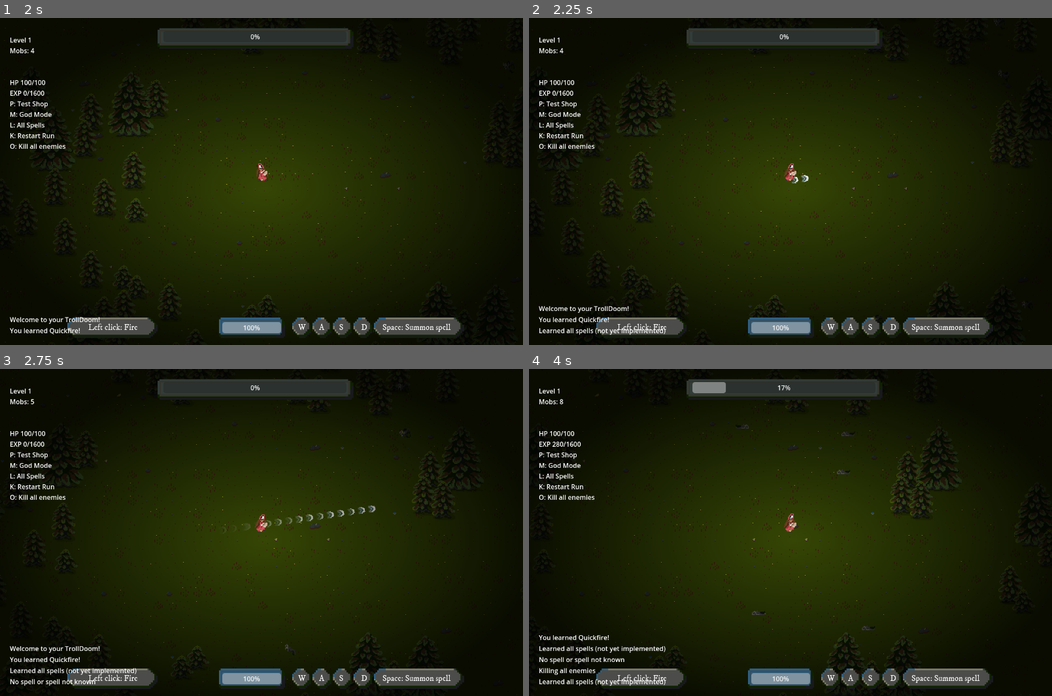
Above: before the commit, frames 1-4 (two rows, left to right).
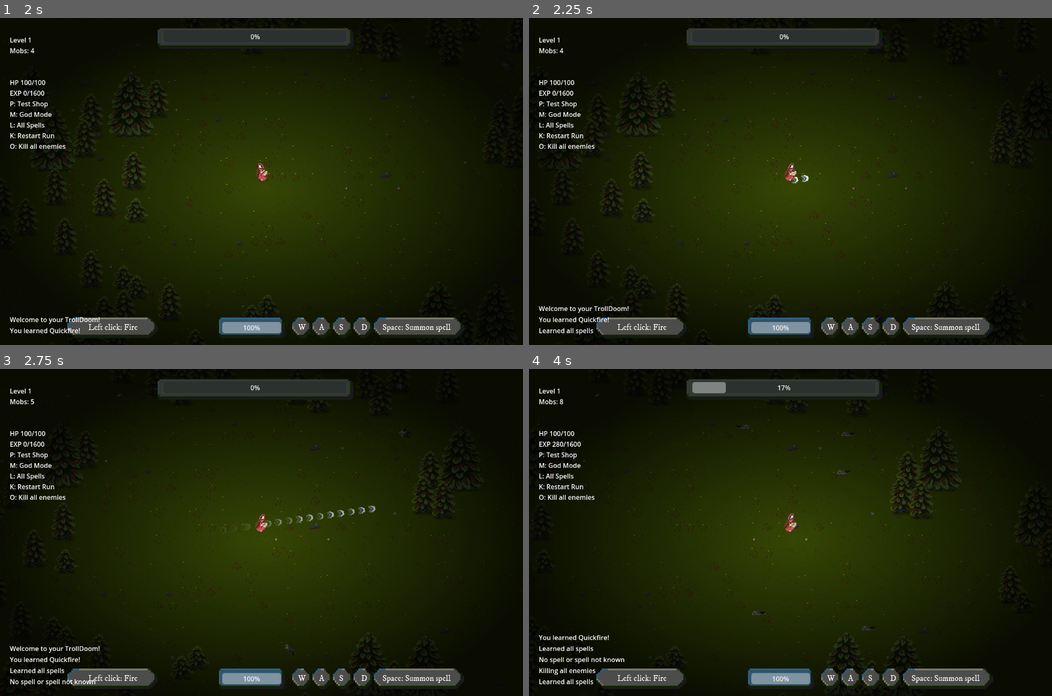
Above: after the commit, the same moments.

Repository: milestone-dev/ld55
Game: Godot game, scene res://scenes/start.tscn
Two runs of this game, one before a commit and one after it. Both use one fixed random seed, a clock stepped at 60 frames per second and the inputs below.
Inputs (mouse positions are in pixels of both pictures, inside the frame that each line leads up to):
- Up to frame 1 (2 s): click "Start game" at 0.5 s; click "Quickfire" at 1.25 s
- Up to frame 2 (2.25 s): tap Enter at 2 s; move the mouse to (905, 165) at 2.02 s; hold D (move_right) from 2.03 s (still down); tap L (dev_allspells) at 2.1 s; click (905, 165) at 2.17 s
- Up to frame 3 (2.75 s): keep holding D (move_right); tap Space at 2.27 s
- Up to frame 4 (4 s): release D (move_right) at 2.75 s; drag from (685, 548) to (900, 509) at 2.77 s; move the mouse to (842, 460) at 3.52 s; hold D (move_right) from 3.53 s (still down); tap O (dev_clearscreen) at 3.6 s; tap L (dev_allspells) at 3.8 s

Frame 1 is identical in both runs. In frame 2, 0.1% of the frame differs, in the area x 12-27%, y 94-97%; in frame 3, 0.1%; in frame 4, 0.2%, in the area x 12-27%, y 84-97%.

Commit message:
Add all spells cheat

Diff:
--- a/scripts/main.gd
+++ b/scripts/main.gd
@@ -41,7 +41,8 @@
 		player.god_mode = !player.god_mode;
 		player.hud.add_message("GOD MODE " + ("enabled" if player.god_mode else "disabled"));
 	if Input.is_action_just_pressed("dev_allspells"):
-		player.hud.add_message("Learned all spells (not yet implemented)");
+		player.learned_spells = player.available_spells
+		player.hud.add_message("Learned all spells");
 	if Input.is_action_just_pressed("dev_clearscreen"):
 		for mob :Mob in get_tree().get_nodes_in_group("mob"):
 			player.add_experience(mob.take_damage(100000))
Not shown, added: assets/audio/music/Trolldoomdrone.ogg.import
